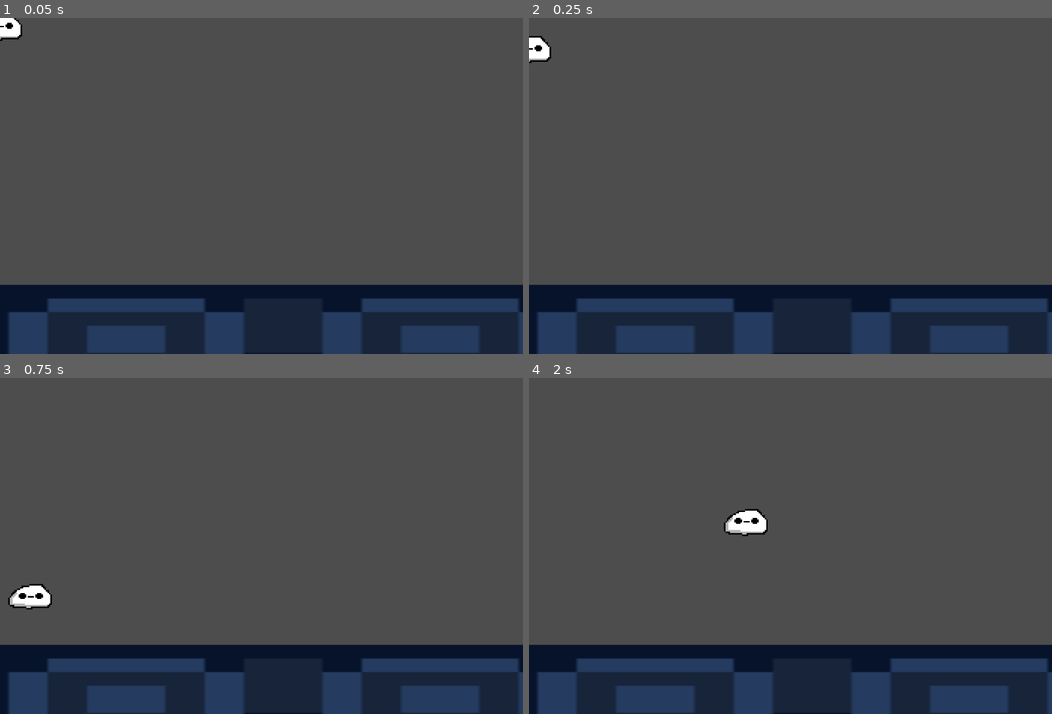
Above: before the commit, frames 1-4 (two rows, left to right).
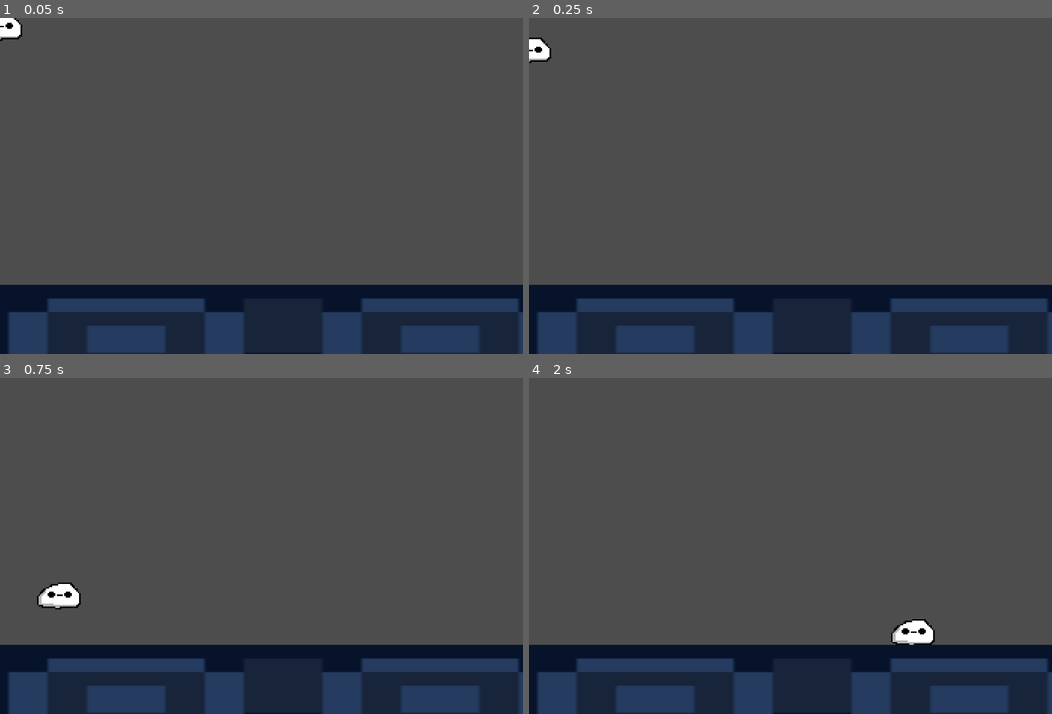
Above: after the commit, the same moments.

Repository: Catdraagon/blorble_platformer
Game: Godot game, scene res://player.tscn
The game is run twice, just before and just after one commit, with the same random seed, the same clock (stepped at 60 frames per second) and the same inputs.
Inputs:
- Up to frame 1 (0.05 s): no input
- Up to frame 2 (0.25 s): no input
- Up to frame 3 (0.75 s): hold Right (ui_right) from 0.53 s (still down); hold Shift (ui_shift, bound only after the commit) from 0.53 s (still down)
- Up to frame 4 (2 s): keep holding Right (ui_right); tap Up (ui_up) at 0.77, 0.8, 1.07, 1.35, 1.52, 1.82 s; release Shift (ui_shift, bound only after the commit) at 1.28 s; tap Shift (ui_shift, bound only after the commit) at 1.55 s

Frame 1 is identical in both runs. In frame 2, less than 0.1% of the frame differs, in the area x 0-5%, y 5-11%; in frame 3, 0.8%; in frame 4, 1.1%, in the area x 37-78%, y 38-80%.

Commit message:
Add better jump physics, sprint almost works

Diff:
--- a/player.gd
+++ b/player.gd
@@ -1,21 +1,35 @@
 extends CharacterBody2D
 
-var speed = 400
+var accl = 8000
+var sprint_accl = 50000
 var fall_gravity = 2000
 var jump_gravity = 900
-var jump_force = -500
-var jump_boost_max = 0.5
-var jump_boost = -25
-var jump_time = 0.0
-var is_jumping = false
+var jump_force = -950
+var jump_slowdown = 0.5
+var friction = 4000
+var max_speed = 400
+var max_sprint_speed = 1000
 
 func _physics_process(delta):
-	var direction = 0
-	if Input.is_action_pressed("ui_right"):
-		direction += 1
-	if Input.is_action_pressed("ui_left"):
-		direction -= 1
-	velocity.x = direction * speed
+	var current_accl = accl
+	var current_max_speed = max_speed
+	if Input.is_action_pressed("ui_shift"):
+		current_accl = sprint_accl
+		current_max_speed = max_sprint_speed
+		# TODO player not turning or stopping when you sprint and then try to turn without stopping first
+	if abs(velocity.x) != max_sprint_speed or not Input.is_action_pressed("ui_shift") or not (Input.is_action_pressed("ui_right") or Input.is_action_pressed("ui_left")):
+		if velocity.x > 0:
+			velocity.x -= friction * delta
+		elif velocity.x < 0:
+			velocity.x += friction * delta
+	if not abs(velocity.x) >= max_speed and Input.is_action_pressed("ui_right"):
+		velocity.x += current_accl * delta
+	if not abs(velocity.x) >= max_speed and Input.is_action_pressed("ui_left"):
+		velocity.x -= current_accl * delta
+	if velocity.x > current_max_speed:
+		velocity.x = current_max_speed
+	elif velocity.x < -current_max_speed:
+		velocity.x = -current_max_speed
 
 	var gravity = 0
 	if velocity.y <= 0:
@@ -23,20 +37,12 @@
 	else:
 		gravity = fall_gravity
 
-	if not is_on_floor():
-		velocity.y += gravity * delta
-	else:
-		jump_time = 0.0
-		is_jumping = false
+	velocity.y += gravity * delta
 
 	if Input.is_action_just_pressed("ui_up") and is_on_floor():
 		velocity.y = jump_force
-		is_jumping = true
-		jump_time = 0.0
 
-	if is_jumping and Input.is_action_pressed("ui_up"):
-		jump_time += delta
-		if jump_time < jump_boost_max:
-			velocity.y += jump_boost
+	if Input.is_action_just_released("ui_up") and not is_on_floor() and velocity.y < 0:
+		velocity.y *= jump_slowdown
 
 	move_and_slide()
--- a/player.tscn
+++ b/player.tscn
@@ -40,7 +40,7 @@
 sprite_frames = SubResource("SpriteFrames_2hs0m")
 animation = &"idle"
 autoplay = "idle"
-frame_progress = 0.2817759
+frame_progress = 0.5885853
 
 [node name="StaticBody2D" type="StaticBody2D" parent="." unique_id=295811196]
 
--- a/project.godot
+++ b/project.godot
@@ -19,6 +19,14 @@
 window/size/viewport_width=1400
 window/size/viewport_height=900
 
+[input]
+
+ui_shift={
+"deadzone": 0.2,
+"events": [Object(InputEventKey,"resource_local_to_scene":false,"resource_name":"","device":-1,"window_id":0,"alt_pressed":false,"shift_pressed":false,"ctrl_pressed":false,"meta_pressed":false,"pressed":false,"keycode":0,"physical_keycode":4194325,"key_label":0,"unicode":0,"location":0,"echo":false,"script":null)
+]
+}
+
 [physics]
 
 3d/physics_engine="Jolt Physics"
